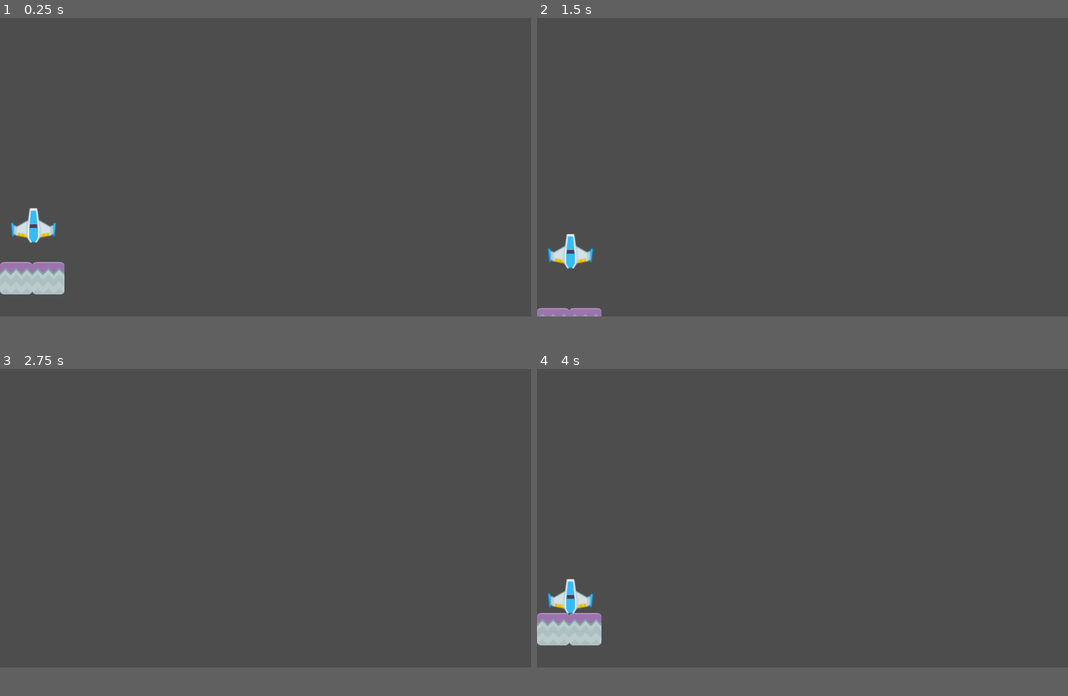
Above: before the commit, frames 1-4 (two rows, left to right).
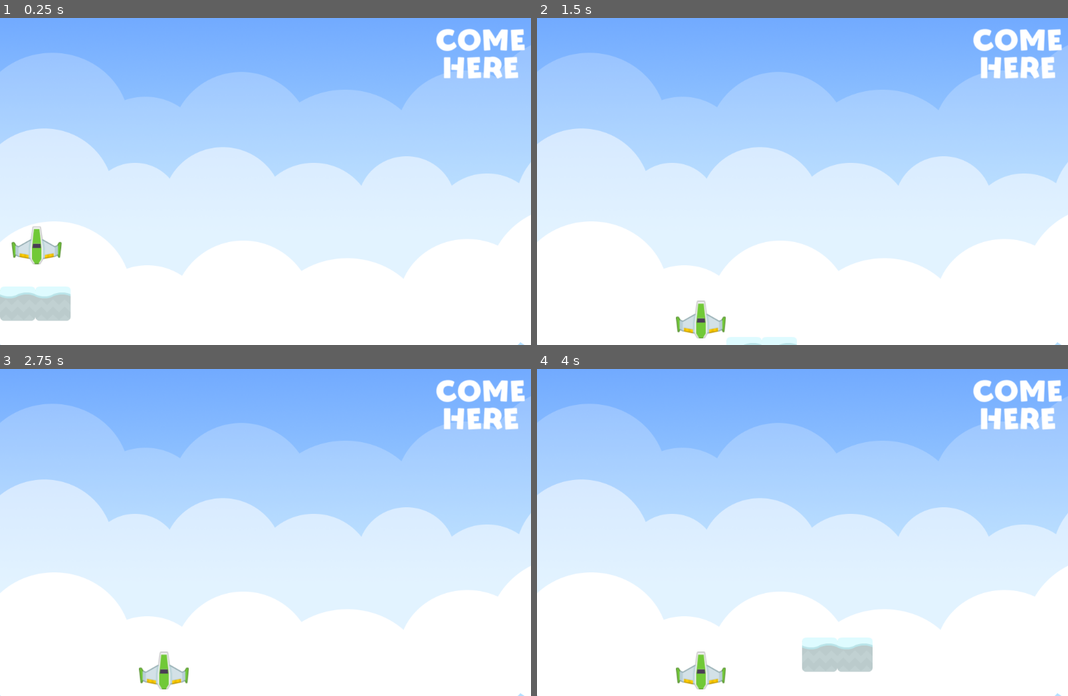
Above: after the commit, the same moments.

Repository: reikathr/tutorial-2-gamedev
Game: Godot game, scene res://scenes/MainLevel.tscn
The game is run twice, just before and just after one commit, with the same random seed, the same clock (stepped at 60 frames per second) and the same inputs.
Inputs:
- Up to frame 1 (0.25 s): no input
- Up to frame 2 (1.5 s): hold Right (move_right) 0.53-1.28 s; hold Down (move_down) from 1.28 s (still down)
- Up to frame 3 (2.75 s): release Down (move_down) at 2.03 s; hold Right (move_right) from 2.03 s (still down)
- Up to frame 4 (4 s): tap Enter at 2.75 s; release Right (move_right) at 2.78 s; hold Up (move_up) 2.78-3.53 s; hold Left (move_left) from 3.53 s (still down)
In our replay, the window is 799x449 before the commit and 799x492 after it. These sizes can differ from the game's own. Grey fills any space a smaller window leaves; there, only what the larger window draws over its background counts as a difference.

The runs differ from the first frame. In frame 1, 91% of the frame differs, in the area x 0-100%, y 0-100%; in frame 2, 92%; in frame 3, 92%; in frame 4, 92%.

Commit message:
modified level

Diff:
--- a/project.godot
+++ b/project.godot
@@ -14,6 +14,10 @@
 run/main_scene="res://scenes/MainLevel.tscn"
 config/features=PackedStringArray("4.3")
 config/icon="res://assets/icon.png"
+
+[display]
+
+window/size/viewport_width=1052
 
 [input]
 
--- a/scenes/BlueShip.tscn
+++ b/scenes/BlueShip.tscn
@@ -1,6 +1,6 @@
 [gd_scene load_steps=3 format=3 uid="uid://datfp8kxjrjg"]
 
-[ext_resource type="Texture2D" uid="uid://dgrrg14sgp4f4" path="res://assets/playerShip1_blue.png" id="1"]
+[ext_resource type="Texture2D" uid="uid://3ruxfsvp87ub" path="res://assets/playerShip1_green.png" id="1_jjhft"]
 
 [sub_resource type="RectangleShape2D" id="1"]
 size = Vector2(100.011, 77.4256)
@@ -8,7 +8,7 @@
 [node name="BlueShip" type="RigidBody2D"]
 
 [node name="Sprite2D" type="Sprite2D" parent="."]
-texture = ExtResource("1")
+texture = ExtResource("1_jjhft")
 
 [node name="CollisionShape2D" type="CollisionShape2D" parent="."]
 shape = SubResource("1")
--- /dev/null
+++ b/scenes/LoseArea.gd
@@ -0,0 +1,5 @@
+extends Area2D
+
+func _on_LoseArea_body_entered(body):
+	if (body.name == "GreenShip"):
+		print("You crashed!")
--- a/scenes/MainLevel.tscn
+++ b/scenes/MainLevel.tscn
@@ -1,16 +1,32 @@
-[gd_scene load_steps=6 format=3 uid="uid://cdoksexcakmop"]
+[gd_scene load_steps=13 format=3 uid="uid://dpimsy8oj87ui"]
 
 [ext_resource type="PackedScene" uid="uid://y5a4e3ajuy2r" path="res://scenes/StonePlatform.tscn" id="1"]
+[ext_resource type="Texture2D" uid="uid://dxgqtnp5kgn2c" path="res://assets/Level BG.png" id="1_nmk4u"]
 [ext_resource type="PackedScene" uid="uid://datfp8kxjrjg" path="res://scenes/BlueShip.tscn" id="2"]
 [ext_resource type="Script" path="res://scenes/PlatformBlue.gd" id="3"]
 [ext_resource type="Script" path="res://scenes/ObjectiveArea.gd" id="4"]
+[ext_resource type="Script" path="res://scenes/green_ship.gd" id="5_11436"]
+[ext_resource type="Texture2D" uid="uid://dt0ulvv36q1nh" path="res://assets/objectiveareaa.png" id="7_koth1"]
+[ext_resource type="Script" path="res://scenes/LoseArea.gd" id="8_7bowy"]
+
+[sub_resource type="RectangleShape2D" id="RectangleShape2D_5yu82"]
+size = Vector2(140, 70)
+
+[sub_resource type="PhysicsMaterial" id="PhysicsMaterial_y64kr"]
 
 [sub_resource type="RectangleShape2D" id="1"]
 size = Vector2(138.75, 79)
 
-[node name="MainLevel" type="Node"]
+[sub_resource type="RectangleShape2D" id="RectangleShape2D_trkoj"]
+size = Vector2(1152.5, 49)
 
-[node name="PlatformBlue" type="Node2D" parent="."]
+[node name="NewLevel" type="Node"]
+
+[node name="LevelBg" type="Sprite2D" parent="."]
+position = Vector2(576, 324)
+texture = ExtResource("1_nmk4u")
+
+[node name="PlatformBlue" type="CharacterBody2D" parent="."]
 position = Vector2(35, 565)
 script = ExtResource("3")
 
@@ -19,15 +35,37 @@
 [node name="StonePlatform2" parent="PlatformBlue" instance=ExtResource("1")]
 position = Vector2(70, 0)
 
-[node name="BlueShip" parent="." instance=ExtResource("2")]
+[node name="CollisionShape2D" type="CollisionShape2D" parent="PlatformBlue"]
+visible = false
+position = Vector2(35, 0)
+shape = SubResource("RectangleShape2D_5yu82")
+
+[node name="GreenShip" parent="." instance=ExtResource("2")]
 position = Vector2(72.7009, 421.901)
+physics_material_override = SubResource("PhysicsMaterial_y64kr")
 lock_rotation = true
+script = ExtResource("5_11436")
 
 [node name="ObjectiveArea" type="Area2D" parent="."]
+position = Vector2(912, 0)
 script = ExtResource("4")
 
 [node name="CollisionShape2D" type="CollisionShape2D" parent="ObjectiveArea"]
+visible = false
 position = Vector2(70.625, 40)
 shape = SubResource("1")
 
+[node name="Sprite2D" type="Sprite2D" parent="ObjectiveArea"]
+position = Vector2(40, 70)
+texture = ExtResource("7_koth1")
+
+[node name="LoseArea" type="Area2D" parent="."]
+position = Vector2(1, 600)
+script = ExtResource("8_7bowy")
+
+[node name="CollisionShape2D" type="CollisionShape2D" parent="LoseArea"]
+position = Vector2(574.75, 24)
+shape = SubResource("RectangleShape2D_trkoj")
+
 [connection signal="body_entered" from="ObjectiveArea" to="ObjectiveArea" method="_on_ObjectiveArea_body_entered"]
+[connection signal="body_entered" from="LoseArea" to="LoseArea" method="_on_LoseArea_body_entered"]
--- a/scenes/ObjectiveArea.gd
+++ b/scenes/ObjectiveArea.gd
@@ -1,5 +1,5 @@
 extends Area2D
 
 func _on_ObjectiveArea_body_entered(body: RigidBody2D):
-	if (body.name == "BlueShip"):
+	if (body.name == "GreenShip"):
 		print("Reached objective!")
--- a/scenes/PlatformBlue.gd
+++ b/scenes/PlatformBlue.gd
@@ -8,8 +8,15 @@
 
 # Called every frame. 'delta' is the elapsed time since the previous frame.
 func _process(delta):
+
 	if Input.is_action_pressed("move_up"):
 		move_local_y(-speed * delta, false)
 
 	if Input.is_action_pressed("move_down"):
 		move_local_y(speed * delta, false)
+
+	if Input.is_action_pressed("move_right"):
+		move_local_x(speed * delta, false)
+
+	if Input.is_action_pressed("move_left"):
+		move_local_x(-speed * delta, false)
--- a/scenes/StonePlatform.tscn
+++ b/scenes/StonePlatform.tscn
@@ -1,6 +1,6 @@
 [gd_scene load_steps=3 format=3 uid="uid://y5a4e3ajuy2r"]
 
-[ext_resource type="Texture2D" uid="uid://c0do1j2bc1edf" path="res://assets/stone.png" id="1_3p1dt"]
+[ext_resource type="Texture2D" uid="uid://cbwgix0inp3tk" path="res://assets/snow.png" id="1_04ej2"]
 
 [sub_resource type="RectangleShape2D" id="2"]
 size = Vector2(70.8416, 70.5898)
@@ -8,7 +8,7 @@
 [node name="StonePlatform" type="StaticBody2D"]
 
 [node name="Sprite2D" type="Sprite2D" parent="."]
-texture = ExtResource("1_3p1dt")
+texture = ExtResource("1_04ej2")
 
 [node name="CollisionShape2D" type="CollisionShape2D" parent="."]
 shape = SubResource("2")
--- /dev/null
+++ b/scenes/green_ship.gd
@@ -0,0 +1,20 @@
+extends RigidBody2D
+
+var platform_velocity := Vector2.ZERO
+
+# Called when the node enters the scene tree for the first time.
+func _ready():
+	pass # Replace with function body.
+
+# Called every frame. 'delta' is the elapsed time since the previous frame.
+func _process(delta):
+	pass
+
+func _integrate_forces(state):
+	var viewport_rect = get_viewport_rect().size
+	var new_position = state.transform.origin
+
+	new_position.x = clamp(new_position.x, 50, viewport_rect.x-50)
+	new_position.y = clamp(new_position.y, 50, viewport_rect.y-50)
+
+	state.transform = Transform2D(state.transform.get_rotation(), new_position)
Binary file added: assets/Level BG.png
Not shown, added: assets/Level BG.png.import
Binary file added: assets/objectiveareaa.png
Not shown, added: assets/objectiveareaa.png.import
